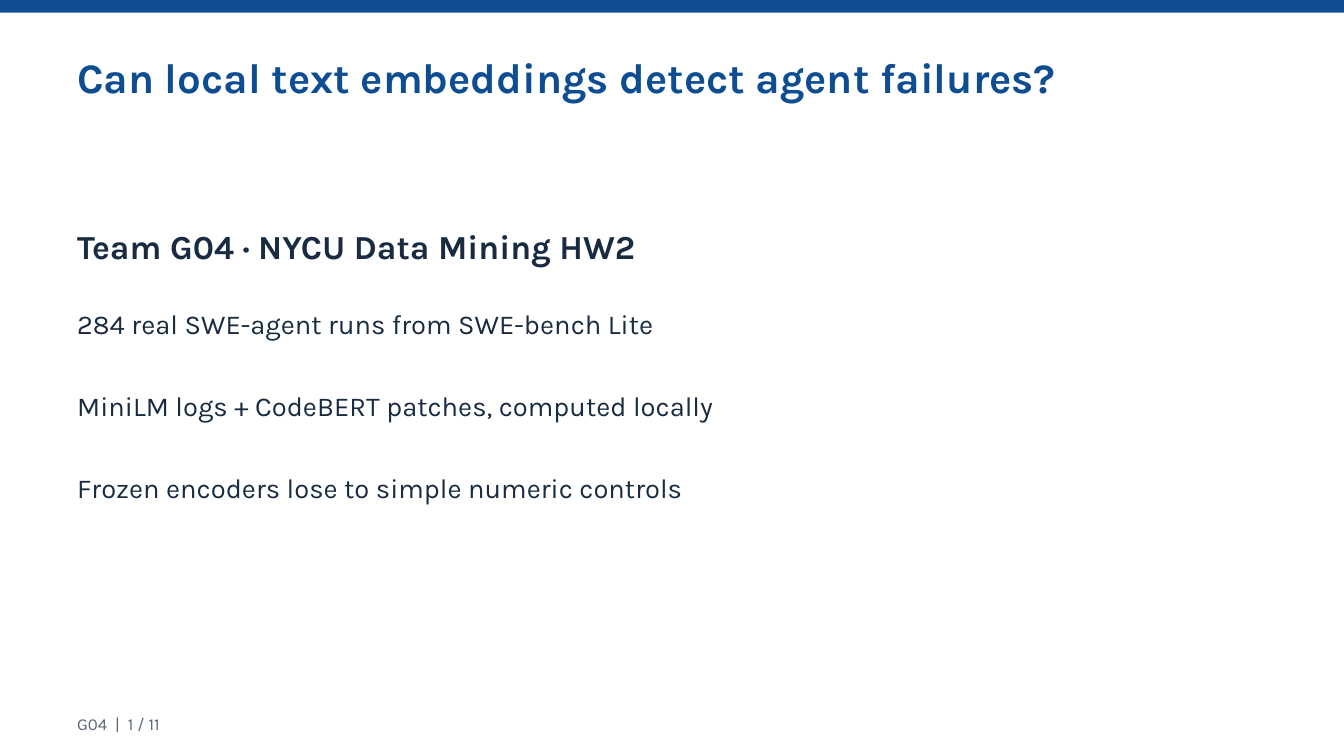
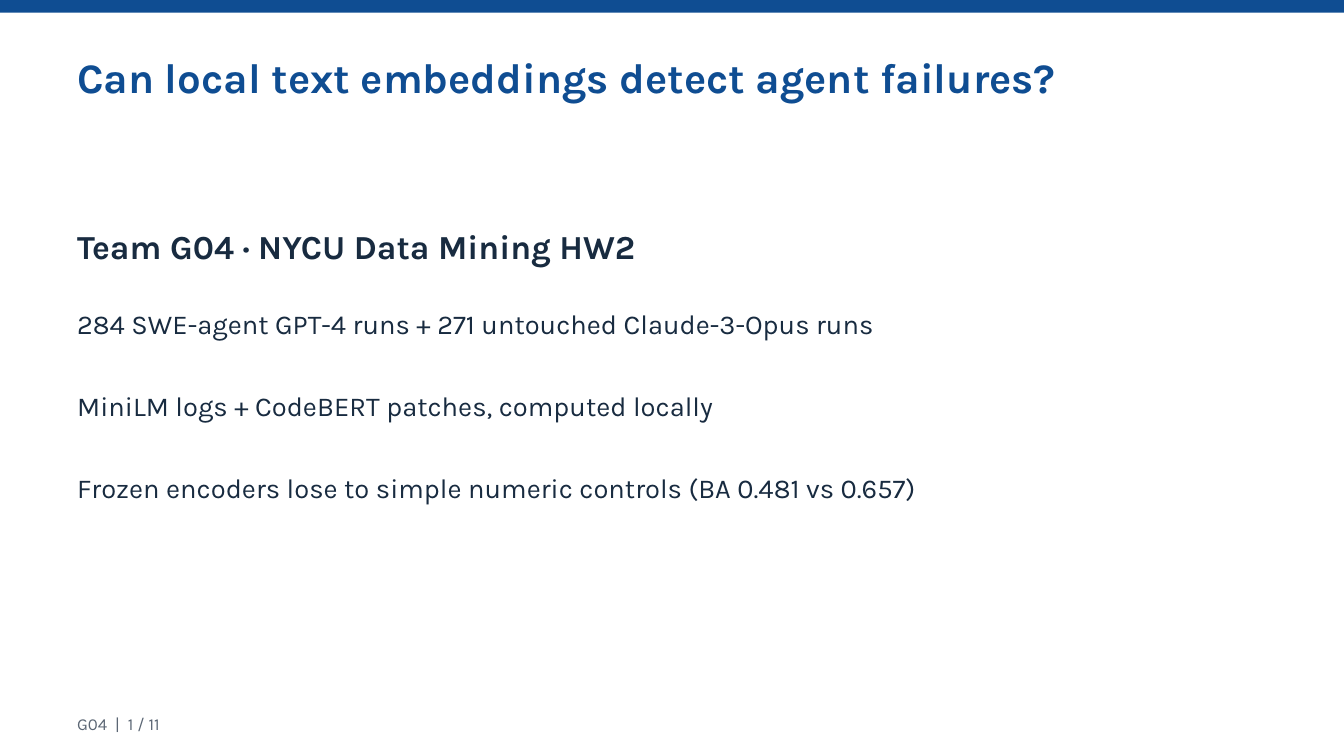
Before and after one commit to calculusfkyou/nycu-data-mining-assignment-2-115-1, a slide deck: slide 1 of HW2_G04_presentation.pptx. Drawn at 1344x756 pixels with LibreOffice and Linux fonts; fonts in the diff are those of the drawing. Boxes give left, top, right and bottom in pixels: in the first picture for what was removed or moved away, otherwise in the second. Text is boxed around its words. In the diff, an @@ line names an element or a change of style, - is before the commit and + after.

Commit message:
feat(v2): add claude3opus confirmatory holdout, mechanistic variance/cost ablations, and 6-page D1-D6 report

```diff
--- a/HW2_G04_presentation.pptx
+++ b/HW2_G04_presentation.pptx
@@ text at (77,315,873,341): text changed @@
-284 real SWE-agent runs from SWE-bench Lite
+284 SWE-agent GPT-4 runs + 271 untouched Claude-3-Opus runs
@@ text at (77,478,916,505): text changed @@
-Frozen encoders lose to simple numeric controls
+Frozen encoders lose to simple numeric controls (BA 0.481 vs 0.657)
```
Also in this commit, not shown: 8 other slides changed, 2 slides added, 2 slides removed, 50 other files.
